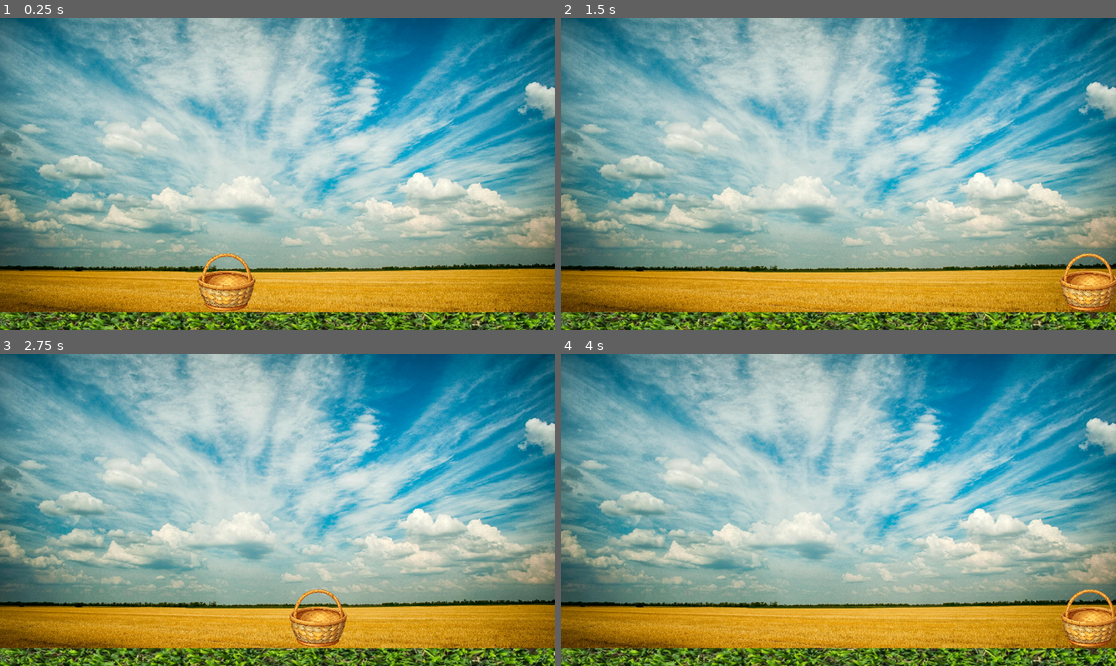
Above: before the commit, frames 1-4 (two rows, left to right).
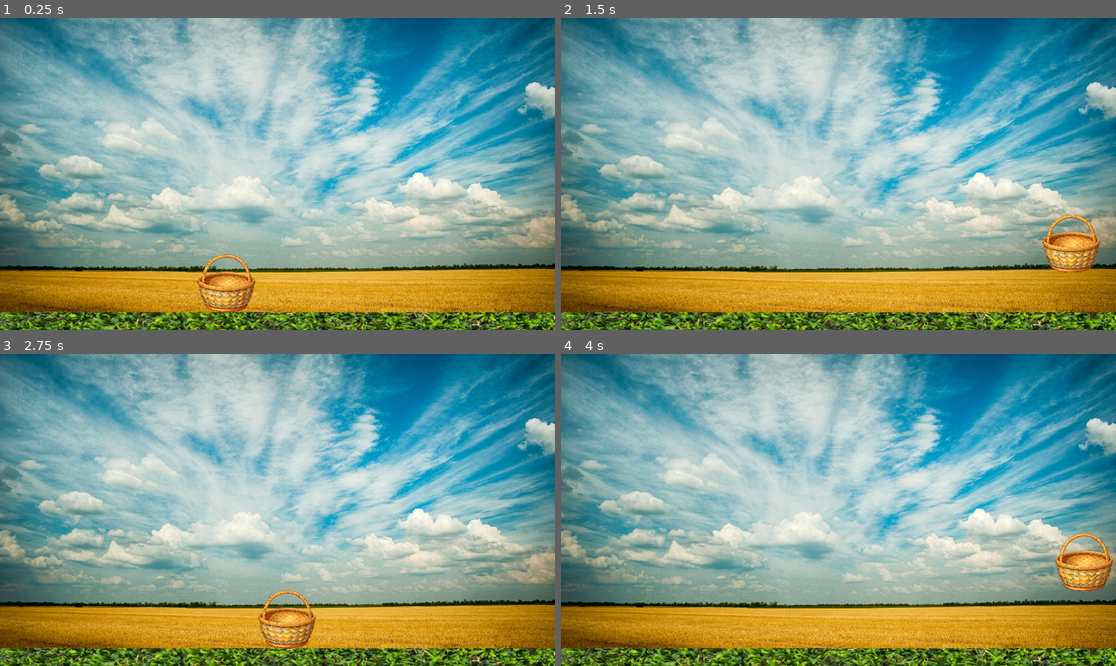
Above: after the commit, the same moments.

Repository: BenMyhillJones/CS12-2025-GithubGodot
Game: Godot game, scene res://appleDropper.tscn
The game is run twice, just before and just after one commit, with the same random seed, the same clock (stepped at 60 frames per second) and the same inputs.
Inputs:
- Up to frame 1 (0.25 s): no input
- Up to frame 2 (1.5 s): tap Enter at 0.5 s; hold D (MoveRight) from 0.53 s (still down); tap W (Jump) at 0.6, 0.77, 1.07, 1.35 s
- Up to frame 3 (2.75 s): tap W (Jump) at 1.52, 1.82, 2.1 s; release D (MoveRight) at 2.03 s; hold A (MoveLeft) from 2.03 s (still down)
- Up to frame 4 (4 s): release A (MoveLeft) at 2.78 s; hold D (MoveRight) from 2.78 s (still down); tap W (Jump) at 2.85, 3.02, 3.32, 3.6, 3.77 s

The runs differ from the first frame. In frame 1, 0.8% of the frame differs, in the area x 35-47%, y 75-95%; in frame 2, 2.3%; in frame 3, 1.8%; in frame 4, 2.4%, in the area x 88-100%, y 57-94%.

Commit message:
added bounce

Diff:
--- a/player.gd
+++ b/player.gd
@@ -1,29 +1,43 @@
 extends CharacterBody2D
 
-@export var speed := 750.0
+@export var speed := 700.0
 @export var acceleration := 3000.0
-@export var friction := 650.0  # lower friction = more slippery
+@export var friction := 650.0         # lower = more slippery
+@export var bounce_factor := 0.9      # 1.0 = perfect bounce, <1.0 loses speed
+@export var jump_force := -1200.0     # negative for upward jump
+@export var gravity := 10000.0
 
+@export var max_jumps := 2
+var jumps_left := 0
 
-
-
-
+func _ready():
+	jumps_left = max_jumps
 
 func _physics_process(delta):
+	# Apply gravity
+	if not is_on_floor():
+		velocity.y += gravity * delta
+	else:
+		jumps_left = max_jumps
 
-
-
+	# Read movement input
 	var direction := Input.get_axis("MoveLeft", "MoveRight")
 
-
+	# Ice-like horizontal movement
 	if direction != 0:
-
 		velocity.x = move_toward(velocity.x, direction * speed, acceleration * delta)
 	else:
-
 		velocity.x = move_toward(velocity.x, 0, friction * delta)
 
+	# Jumping
+	if Input.is_action_just_pressed("Jump") and jumps_left > 0:
+		velocity.y = jump_force
+		jumps_left -= 1
 
+	# Move and bounce logic
+	var previous_velocity := velocity
+	move_and_slide()
 
-
-	move_and_slide()
+	# Bounce off walls
+	if is_on_wall():
+		velocity.x = -previous_velocity.x * bounce_factor
